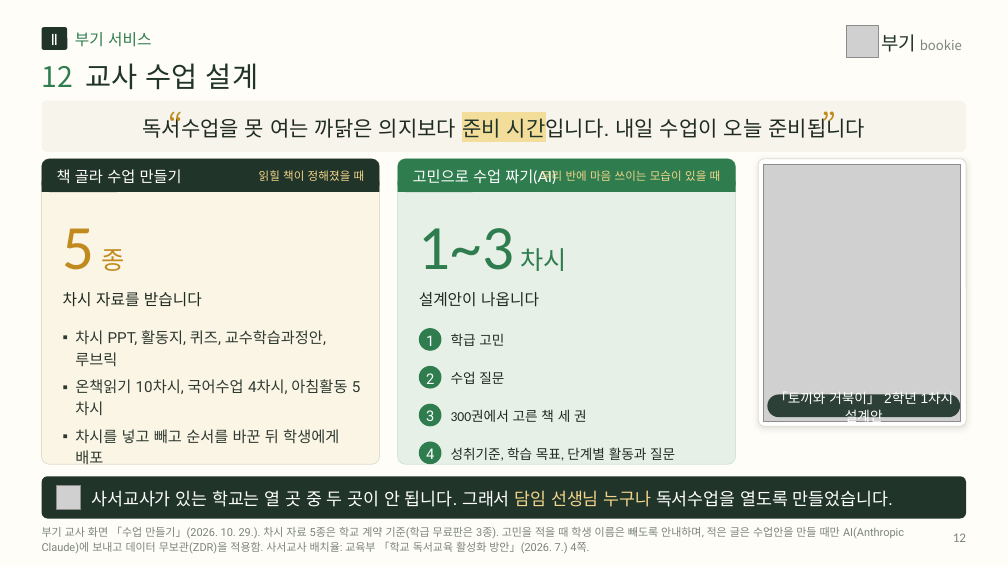
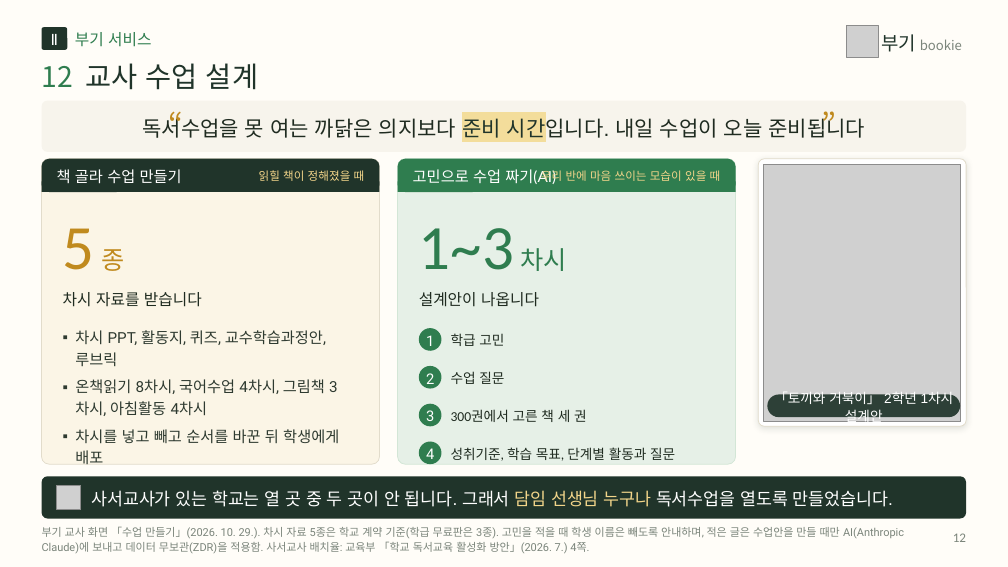
Before and after one commit to legoschool/bookie-test, a slide deck: slide 12 of promo/dl/proposal/bookie-proposal-short-20p.pptx. Drawn at 1008x567 pixels with LibreOffice and Linux fonts; fonts in the diff are those of the drawing; grey boxes stand for pictures. Boxes give left, top, right and bottom in pixels: in the first picture for what was removed or moved away, otherwise in the second. Text is boxed around its words. In the diff, an @@ line names an element or a change of style, - is before the commit and + after.

```diff
--- a/promo/dl/proposal/bookie-proposal-short-20p.pptx
+++ b/promo/dl/proposal/bookie-proposal-short-20p.pptx
@@ text at (75, 379, 325, 416): text changed @@
-▪ 온책읽기 10차시, 국어수업 4차시, 아침활동 5차시
+▪ 온책읽기 8차시, 국어수업 4차시, 그림책 3차시, 아침활동 4차시
```
Also in this commit, not shown: 2 other slides changed, 38 other files.
